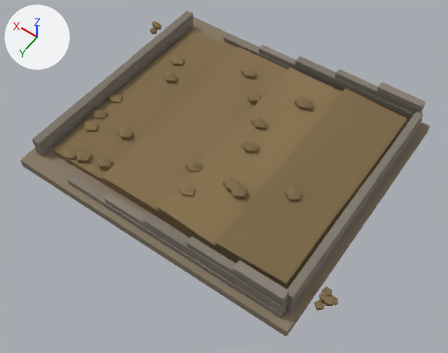
The glTF model art-src/blender/exports/caral/architecture/caral_pyramid_small_phase1_lod0.glb: old version first, new version second.
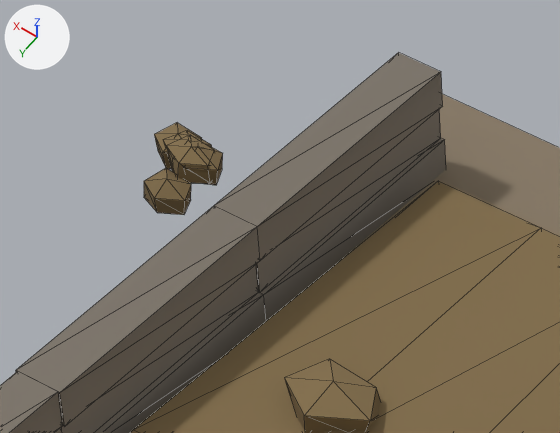
The first picture shows the older version from a 50 mm camera at (-14.8, 21.3, 29.7) aimed at (-0.9, 1.9, -0.8). The close-ups show the older and then the newer version on the part from 29% to 47% of the width and 1% to 19% of the height of that picture. Only the edits that show in the close-ups are written down. The axes (+X, +Y, +Z) are drawn at upper left. The lights are the same throughout. The close-ups show mesh edges as thin lines. Vertices at exactly the same position are counted once.

Script lines for the objects in view, before the commit:
```python
me_geo_arch_pyramid_small_phase1_lod0 = bpy.data.meshes.new('GEO-Arch_pyramid_small_phase1_LOD0')
me_geo_arch_pyramid_small_phase1_lod0.from_pydata(...)  # 1112 vertices, 1824 faces; spans x -11.1..11.2, y -8.7..8.7, z -0.6..2.2
# faces by material slot: [780, 1032, 12]
me_geo_arch_pyramid_small_phase1_lod0.materials.append(mat_mat_arch_stone)
me_geo_arch_pyramid_small_phase1_lod0.materials.append(mat_mat_arch_shicra)
me_geo_arch_pyramid_small_phase1_lod0.materials.append(mat_mat_arch_earth)
ob_geo_arch_pyramid_small_phase1_lod0 = bpy.data.objects.new('GEO-Arch_pyramid_small_phase1_LOD0', me_geo_arch_pyramid_small_phase1_lod0)
ob_geo_arch_pyramid_small_phase1_lod0.location = (0.0, 0.0, 0.0)
```
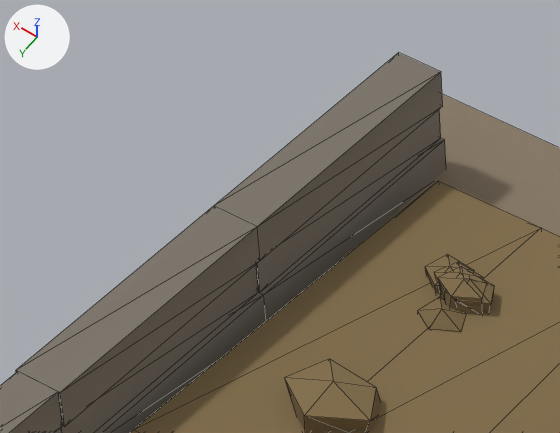
What differs and where, as boxes (x1, y1, x2, y2) in the close-ups (560 x 433 px; the box of a moved part takes in the faces that stretch with it):
part 1 of me_geo_arch_pyramid_small_phase1_lod0, moved or reshaped
    before: (154, 123, 202, 169)
    after: (425, 254, 474, 294)
part 2 of me_geo_arch_pyramid_small_phase1_lod0, moved or reshaped
    before: (144, 168, 191, 215)
    after: (417, 297, 466, 332)
part 3 of me_geo_arch_pyramid_small_phase1_lod0, moved or reshaped
    before: (183, 145, 223, 185)
    after: (455, 277, 494, 313)
part 4 of me_geo_arch_pyramid_small_phase1_lod0, moved or reshaped
    before: (167, 135, 214, 183)
    after: (438, 266, 487, 314)
part 5 of me_geo_arch_pyramid_small_phase1_lod0, moved or reshaped
    before: (163, 130, 212, 172)
    after: (434, 262, 484, 300)

Edits to the bpy script that builds the scene:
```text
Change me_geo_arch_pyramid_small_phase1_lod0:
    used by ob_geo_arch_pyramid_small_phase1_lod0; location = (0.0, 0.0, 0.0)
    remove me_geo_arch_pyramid_small_phase1_lod0.from_pydata(...)  # 1112 vertices, 1824 faces; spans x -11.1..11.2, y -8.7..8.7, z -0.6..2.2
    add me_geo_arch_pyramid_small_phase1_lod0.from_pydata(...)  # 1112 vertices, 1824 faces; spans x -9.7..9.7, y -8.7..8.7, z -0.6..2.2
    me_geo_arch_pyramid_small_phase1_lod0 part 1: the loose piece of 12 vertices spanning x 10.7..11.2, y -6.2..-5.7, z 0.2..0.6 is moved by (-3.6, 0.0, 0.0)
    me_geo_arch_pyramid_small_phase1_lod0 part 2: the loose piece of 12 vertices spanning x 10.3..10.9, y -5.6..-5.1, z 0.1..0.6 is moved by (-3.6, 0.0, 0.0)
    me_geo_arch_pyramid_small_phase1_lod0 part 3: the loose piece of 12 vertices spanning x 10.2..10.9, y -6.0..-5.6, z 0.3..0.7 is moved by (-3.6, 0.0, 0.0)
    me_geo_arch_pyramid_small_phase1_lod0 part 4: the loose piece of 12 vertices spanning x 10.3..10.9, y -6.0..-5.5, z 0.4..0.7 is moved by (-3.6, 0.0, 0.0)
    me_geo_arch_pyramid_small_phase1_lod0 part 5: the loose piece of 12 vertices spanning x 10.4..11.0, y -6.1..-5.6, z 0.3..0.7 is moved by (-3.6, 0.0, 0.0)
    other edits to the shape of me_geo_arch_pyramid_small_phase1_lod0 do not show in these pictures
```
